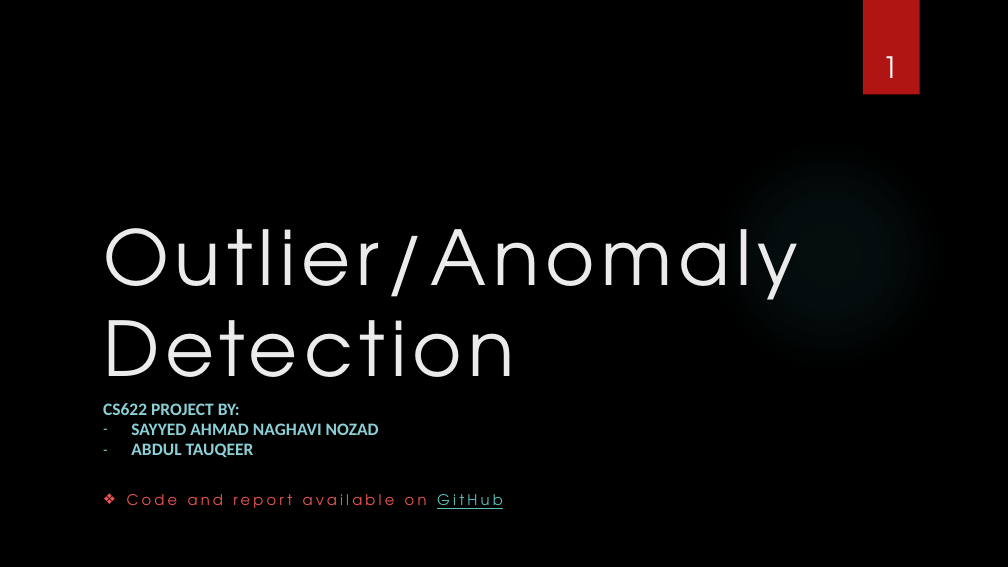
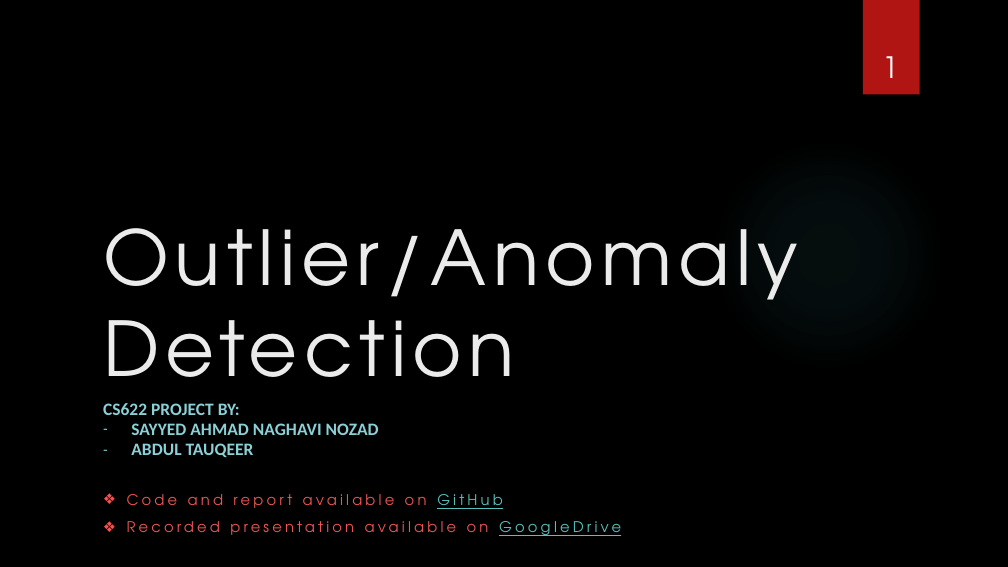
Before and after one commit to sana33/CS622-project, a slide deck: slide 1 of report/CS622_project_presentation.pptx. Drawn at 1008x567 pixels with LibreOffice and Linux fonts; fonts in the diff are those of the drawing; background and template pictures are left out. Boxes give left, top, right and bottom in pixels: in the first picture for what was removed or moved away, otherwise in the second. Text is boxed around its words. In the diff, an @@ line names an element or a change of style, - is before the commit and + after.

Commit message:
filmed
recorded presentation added

```diff
--- a/report/CS622_project_presentation.pptx
+++ b/report/CS622_project_presentation.pptx
@@ text at [127, 521, 621, 536]: paragraph added @@
+❖ Recorded presentation available on GoogleDrive
```
